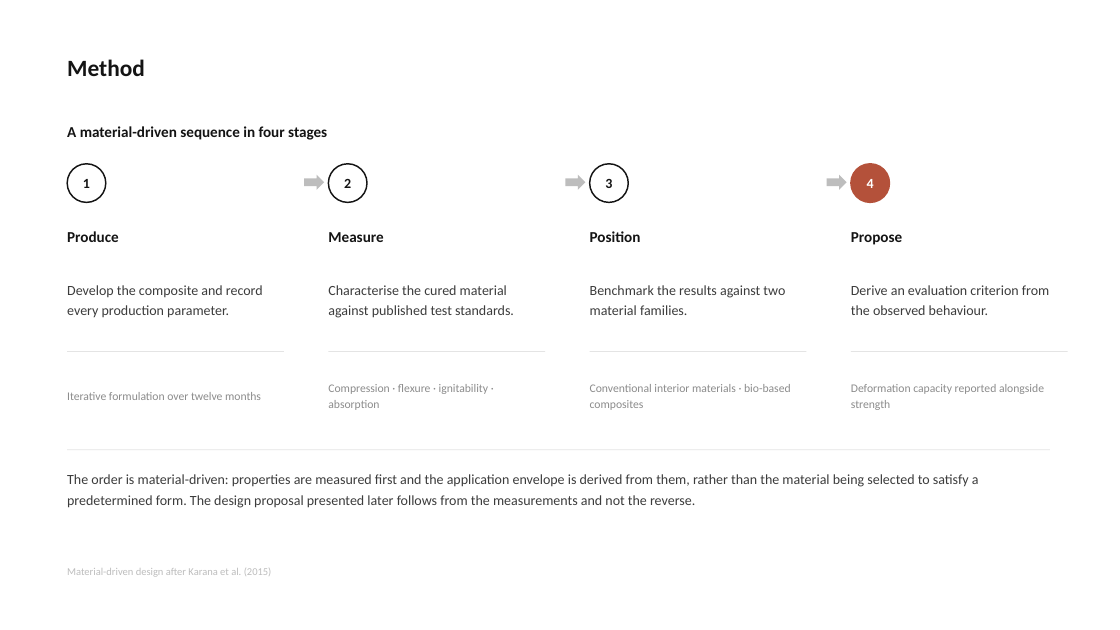
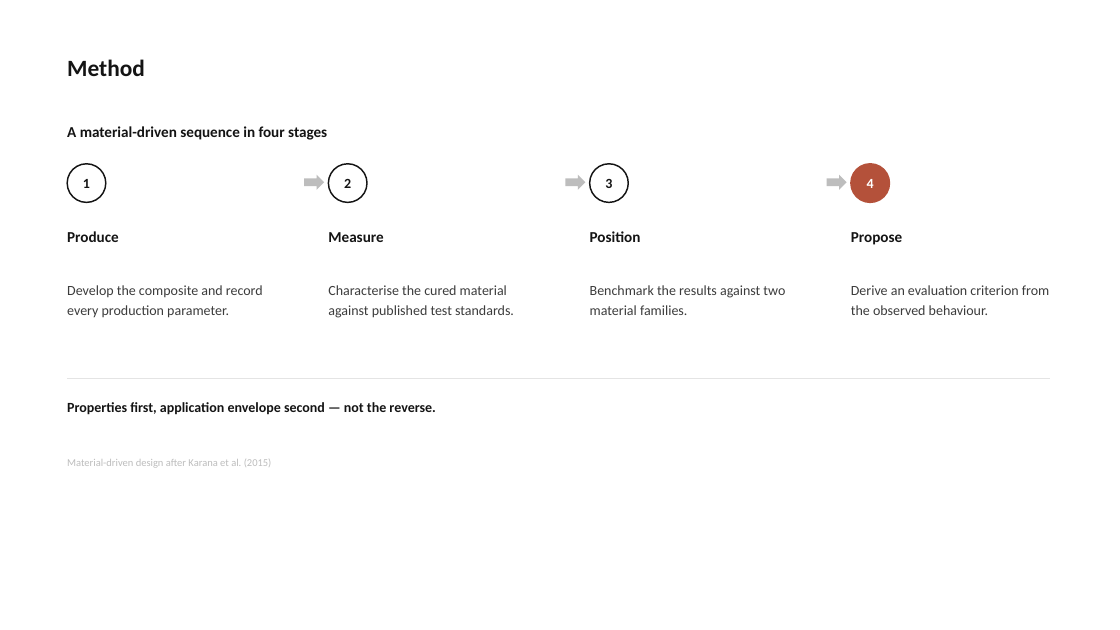
Before and after one commit to bunal91/sanat-ve-mekan, a slide deck: slide 8 of konferans-bildirisi/06-sunum/ICSMMEP26_Presentation_Unal.pptx. Drawn at 1120x630 pixels with LibreOffice and Linux fonts; fonts in the diff are those of the drawing. Boxes give left, top, right and bottom in pixels: in the first picture for what was removed or moved away, otherwise in the second. Text is boxed around its words. In the diff, an @@ line names an element or a change of style, - is before the commit and + after.

```diff
--- a/konferans-bildirisi/06-sunum/ICSMMEP26_Presentation_Unal.pptx
+++ b/konferans-bildirisi/06-sunum/ICSMMEP26_Presentation_Unal.pptx
@@ rectangle removed at (x1=67, y1=351, x2=284, y2=352) @@
@@ rectangle removed at (x1=329, y1=351, x2=545, y2=352) @@
@@ rectangle removed at (x1=590, y1=351, x2=807, y2=352) @@
@@ rectangle removed at (x1=851, y1=351, x2=1068, y2=352) @@
@@ rectangle moved from (x1=67, y1=450, x2=1050, y2=450) to (x1=67, y1=378, x2=1050, y2=379) @@
@@ text removed at (x1=328, y1=384, x2=488, y2=410) @@
-Compression · flexure · ignitability · absorption
@@ text removed at (x1=590, y1=384, x2=791, y2=410) @@
-Conventional interior materials · bio-based composites
@@ text removed at (x1=851, y1=384, x2=1044, y2=410) @@
-Deformation capacity reported alongside strength
@@ text removed at (x1=67, y1=392, x2=261, y2=400) @@
-Iterative formulation over twelve months
@@ text added at (x1=67, y1=402, x2=435, y2=415), 12 pt, text #141414, bold @@
+Properties first, application envelope second — not the reverse.
@@ text "Material-driven design after Karana et ..." moved from (x1=67, y1=568, x2=272, y2=577) to (x1=67, y1=459, x2=272, y2=468) @@
@@ text removed at (x1=67, y1=474, x2=979, y2=508) @@
-The order is material-driven: properties are measured first and the application envelope is derived from them, rather than the material being selected to satisfy a predetermined form. The design proposal presented later follows from the measurements and not the reverse.
```
Also in this commit, not shown: 22 other slides changed, 1 slide removed, 6 other files.
